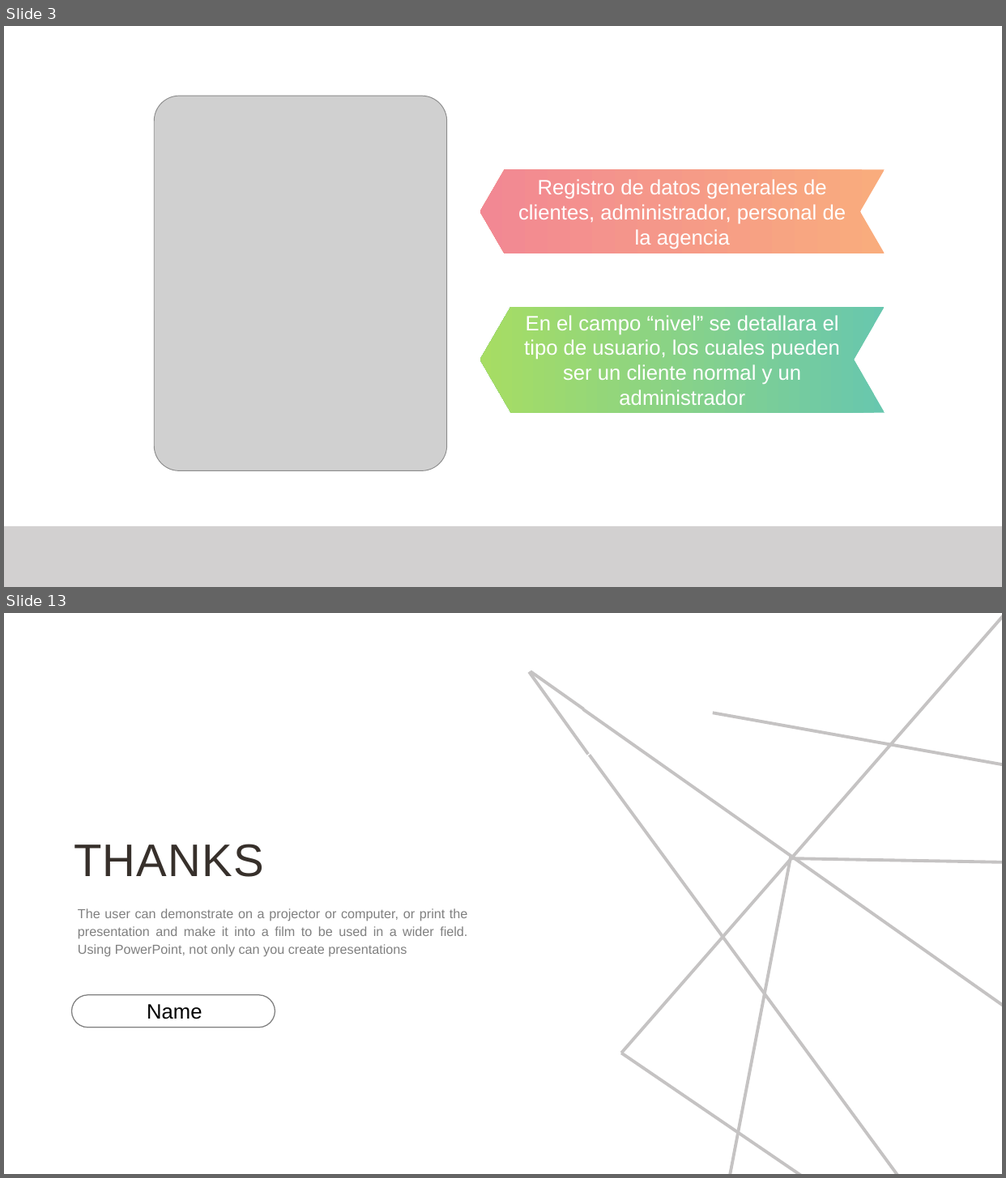
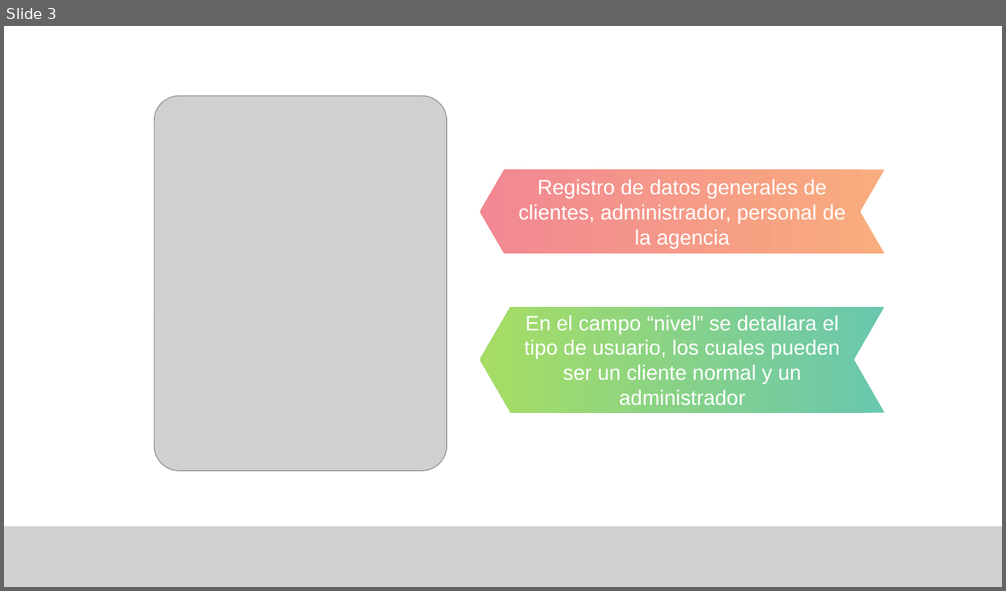
Before and after one commit to AbiPineda/SistemaAgencia, a slide deck: Documentacion/Base de Datos - Agencia de Viajes.pptx. Shown one above the other, each under a label of ours: slides 3 and 13 before the commit, slide 3 after it; the slides between them are not shown. The pictures are 1006x1178 and 1006x591 pixels, drawn with LibreOffice and Linux fonts; fonts in the diff are those of the drawing; grey boxes stand for pictures. Boxes give left, top, right and bottom in pixels: in the first picture for what was removed or moved away, otherwise in the second. Text is boxed around its words. In the diff, an @@ line names an element or a change of style, - is before the commit and + after.

```diff
--- a/Documentacion/Base de Datos - Agencia de Viajes.pptx
+++ b/Documentacion/Base de Datos - Agencia de Viajes.pptx
@@ slide 13 removed at [4,613,1002,1174], background #FFFFFF @@
@@ group removed at [529,613,1002,1174]: 9 lines @@
@@ text removed at [74,844,264,877] @@
-THANKS
@@ text removed at [78,909,468,957] @@
-The user can demonstrate on a projector or computer, or print the presentation and make it into a film to be used in a wider field. Using PowerPoint, not only can you create presentations
@@ rounded rectangle removed at [71,995,275,1028] @@
@@ text removed at [147,1004,202,1020] @@
-Name
```
Also in this commit, not shown: 8 slides changed, 2 slides added, 2 other slides removed.
